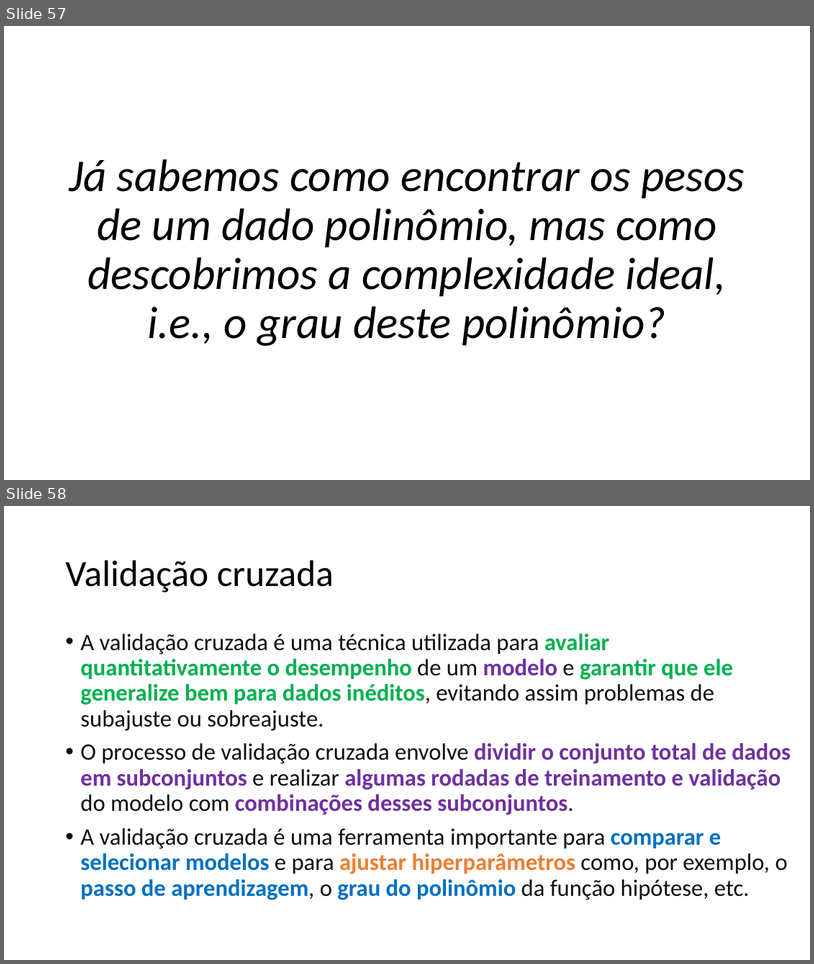
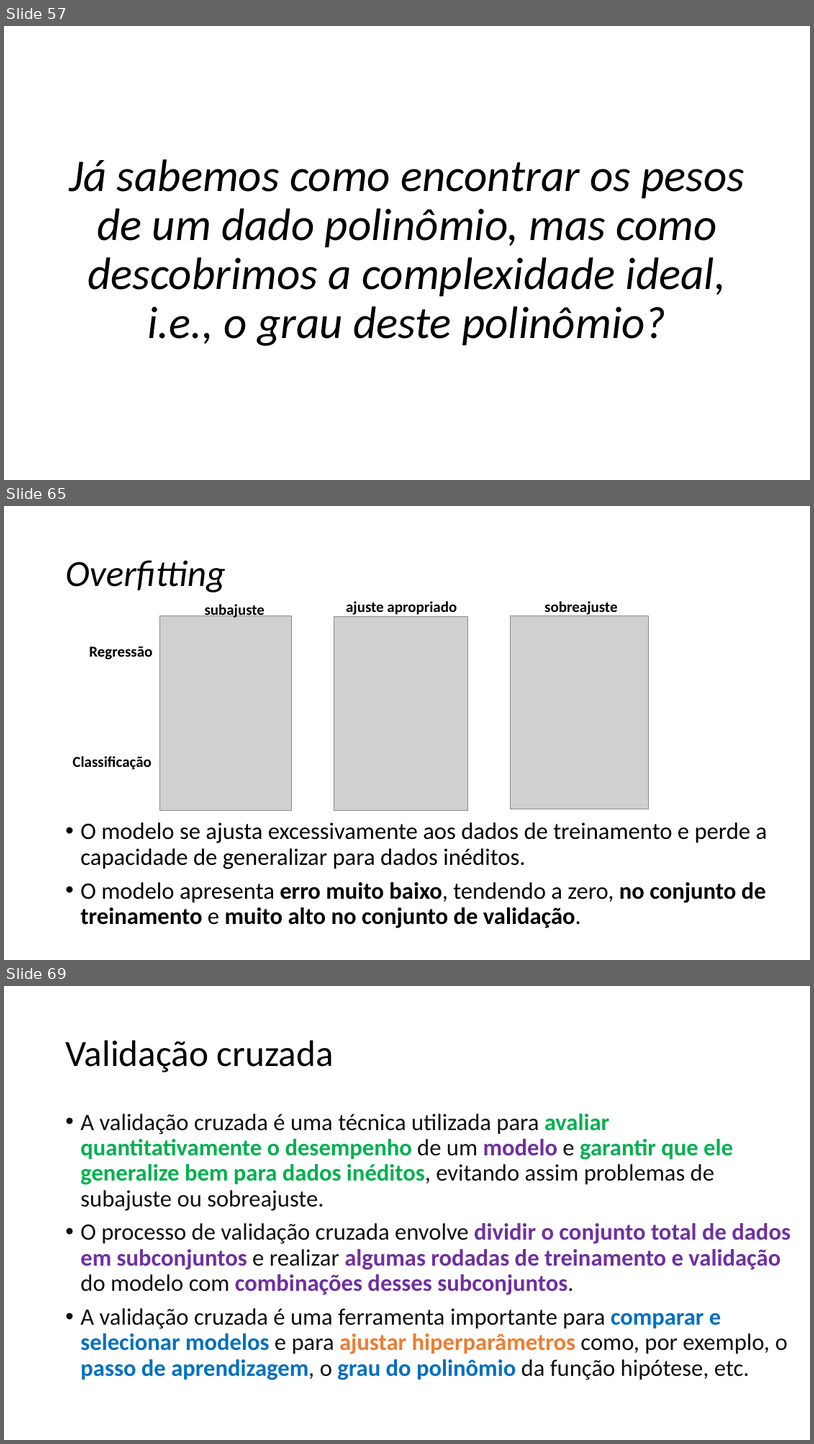
Before and after one commit to zz4fap/c24_inteligencia_artificial, a slide deck: slides/C24_Regressão.pptx. Shown one above the other, each under a label of ours: slides 57 and 58 before the commit, slides 57, 65 and 69 after it; the slides between them are not shown. The pictures are 814x964 and 814x1444 pixels, drawn with LibreOffice and Linux fonts; fonts in the diff are those of the drawing; grey boxes stand for pictures. Boxes give left, top, right and bottom in pixels: in the first picture for what was removed or moved away, otherwise in the second. Text is boxed around its words. In the diff, an @@ line names an element or a change of style, - is before the commit and + after.

```diff
--- a/slides/C24_Regressão.pptx
+++ b/slides/C24_Regressão.pptx
@@ slide 65 added at [4,506,810,960], background #FFFFFF @@
@@ title added at [65,560,225,592], 44 pt, text #000000, italic @@
+Overfitting
@@ text added at [205,602,265,618], 18 pt, text #000000, bold @@
+subajuste
@@ text added at [346,601,457,617], 18 pt, text #000000, bold @@
+ajuste apropriado
@@ text added at [545,601,617,617], 18 pt, text #000000, bold @@
+sobreajuste
@@ picture added at [160,615,291,811] @@
@@ picture added at [334,616,468,810] @@
@@ picture added at [511,615,649,809] @@
@@ text added at [89,646,152,659], 18 pt, text #000000, bold @@
+Regressão
@@ text added at [72,756,151,770], 18 pt, text #000000, bold @@
+Classificação
@@ text added at [80,822,768,928], 28 pt, text #000000 @@
+• O modelo se ajusta excessivamente aos dados de treinamento e perde a capacidade de generalizar para dados inéditos.
+• O modelo apresenta erro muito baixo, tendendo a zero, no conjunto de treinamento e muito alto no conjunto de validação.
@@ what was slide 58 is now slide 69 @@
```
Also in this commit, not shown: 1 slide changed, 9 other slides added, 1 slide removed, 1 other file.
